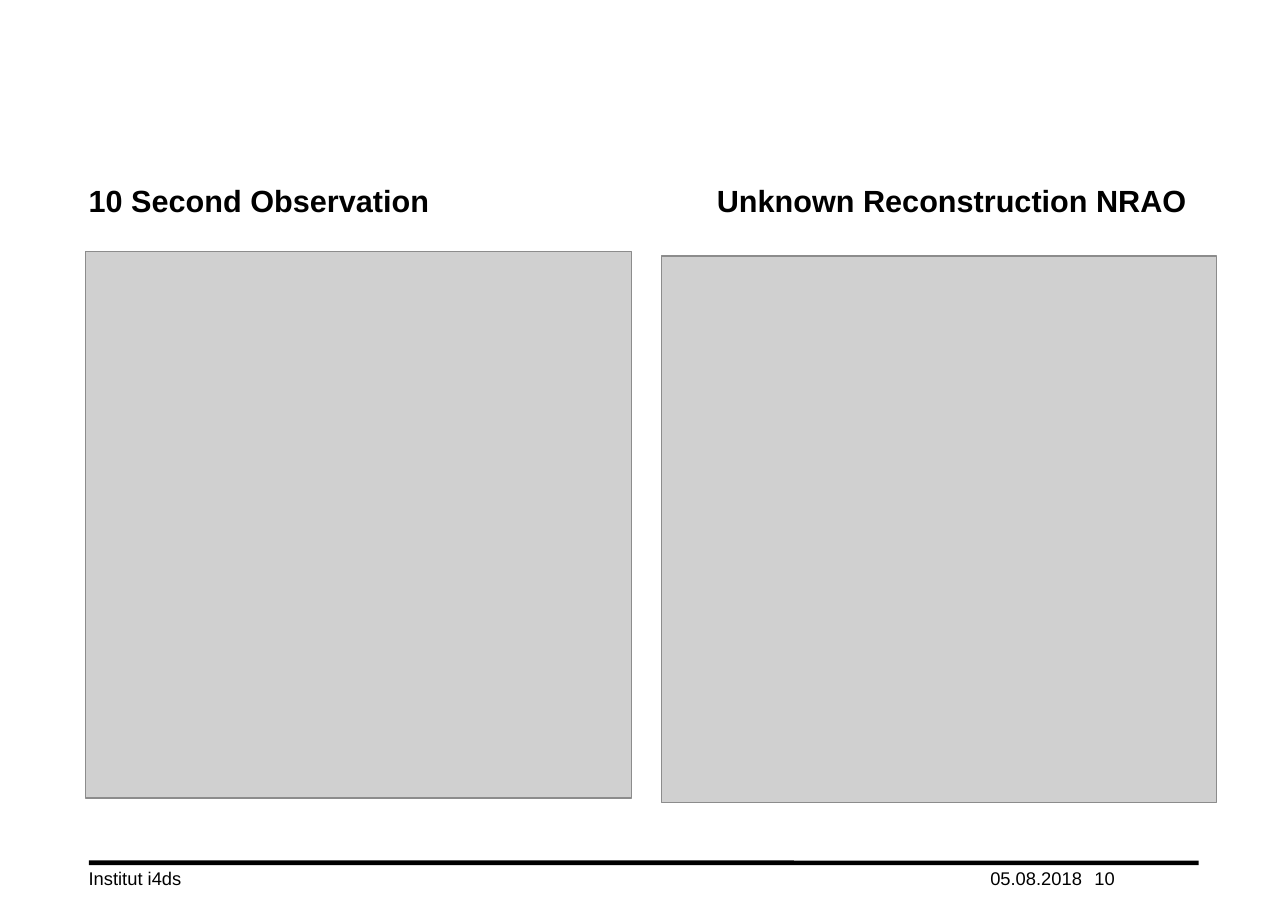
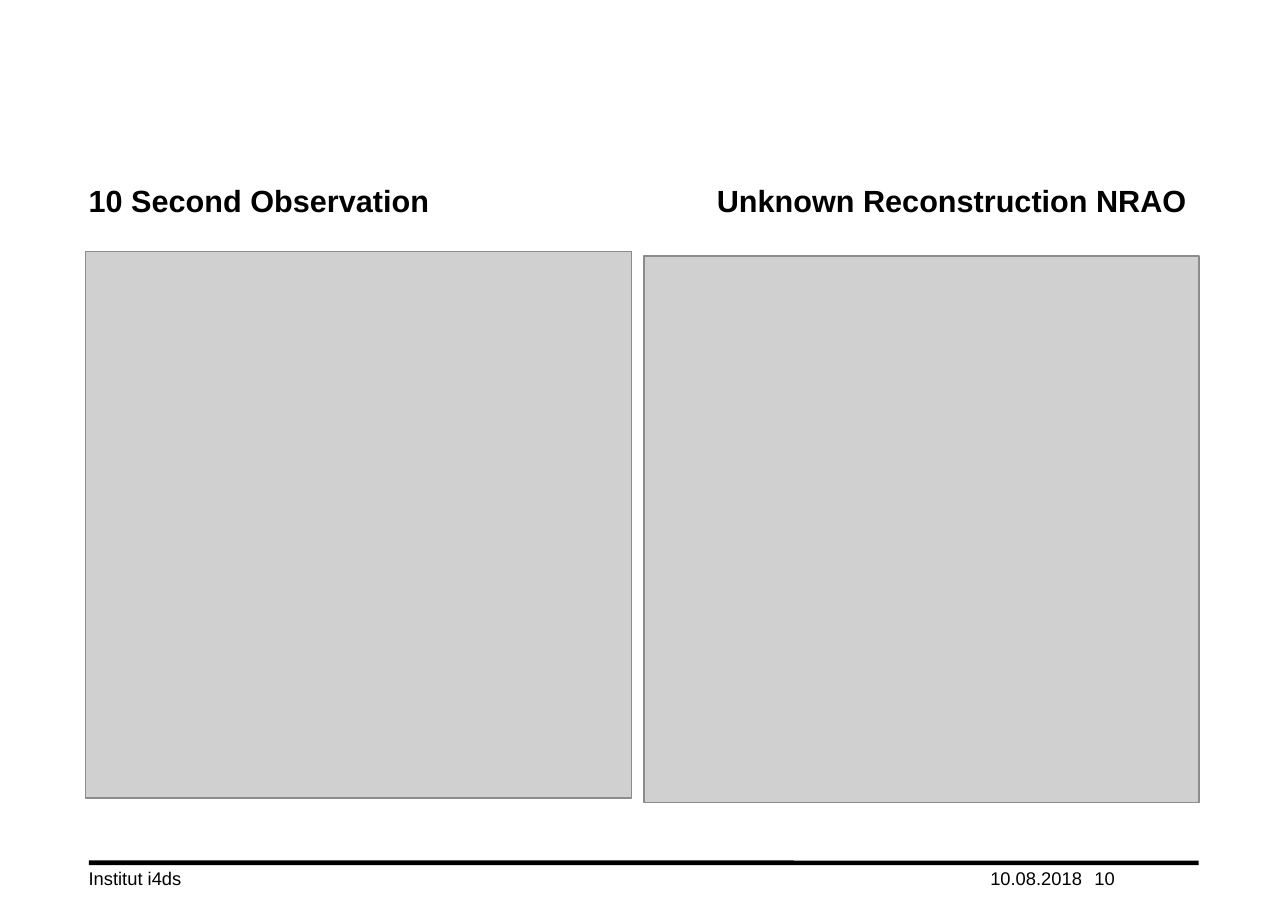
Before and after one commit to lord-blueberry/p7-doc, a slide deck: slide 10 of ppt/praes.pptx. Drawn at 1288x911 pixels with LibreOffice and Linux fonts; fonts in the diff are those of the drawing; grey boxes stand for pictures; background and template pictures are left out. Boxes give left, top, right and bottom in pixels: in the first picture for what was removed or moved away, otherwise in the second. Text is boxed around its words. In the diff, an @@ line names an element or a change of style, - is before the commit and + after.

```diff
--- a/ppt/praes.pptx
+++ b/ppt/praes.pptx
@@ picture: place and size @@
-picture at (661,256,1216,802)
+picture at (645,256,1200,802)
@@ text at (990,872,1082,885): text changed @@
-05.08.2018
+10.08.2018
```
Also in this commit, not shown: 13 other slides changed.
